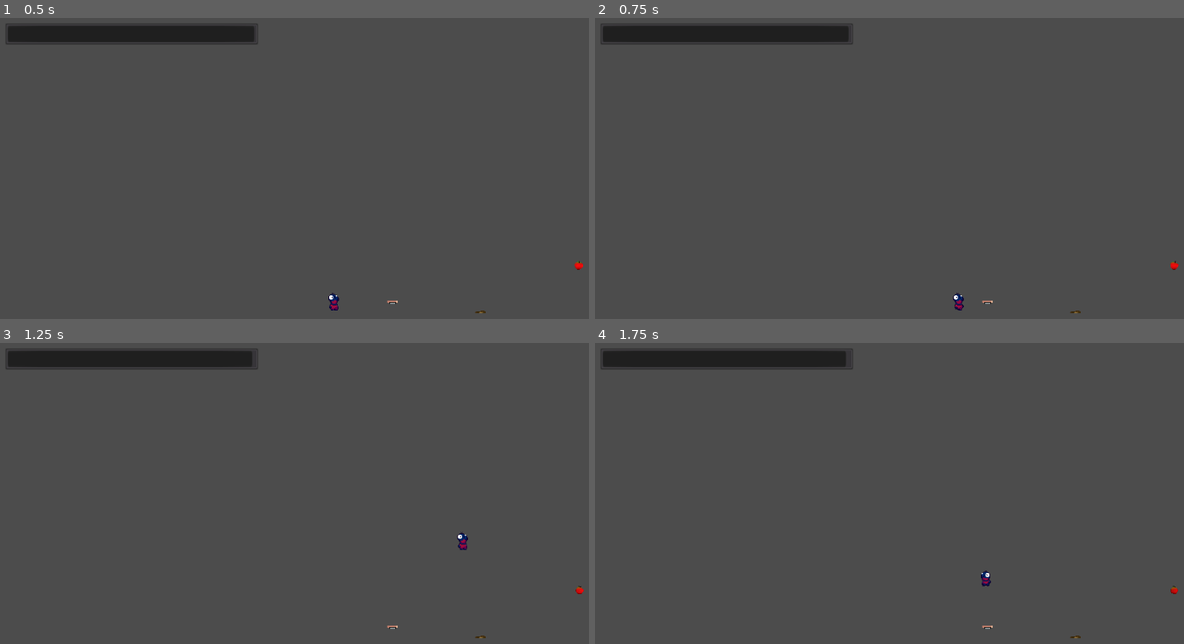
Above: before the commit, frames 1-4 (two rows, left to right).
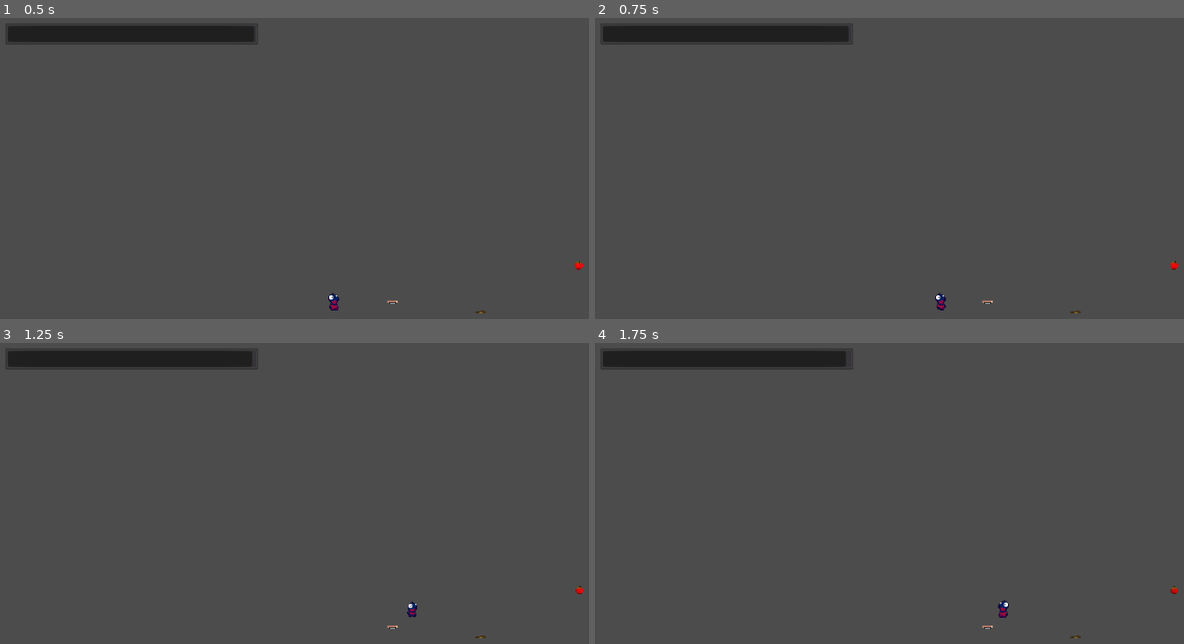
Above: after the commit, the same moments.

Repository: bosskab123/godot-wild-jam-36
Game: Godot game, scene res://scenes/tests/Temp.tscn
The game is run twice, just before and just after one commit, with the same random seed, the same clock (stepped at 60 frames per second) and the same inputs. This scene is started directly instead of the project's main scene.
Inputs:
- Up to frame 1 (0.5 s): no input
- Up to frame 2 (0.75 s): tap Enter at 0.5 s; hold D (move_right) from 0.53 s (still down); tap Y (next_chunk) at 0.6 s
- Up to frame 3 (1.25 s): keep holding D (move_right); tap W (jump) at 0.77 s
- Up to frame 4 (1.75 s): tap Space at 1.25 s; release D (move_right) at 1.28 s; hold A (move_left) from 1.28 s (still down); tap T (previous_chunk) at 1.35 s; tap W (jump) at 1.52 s

Frame 1 is identical in both runs. In frame 2, 0.2% of the frame differs, in the area x 57-63%, y 91-98%; in frame 3, 0.1%; in frame 4, 0.2%.

Commit message:
adjust player speed, padding

Diff:
--- a/scenes/MainGame.gd
+++ b/scenes/MainGame.gd
@@ -53,12 +53,11 @@
 		var chunk_number = showing_chunk_number.pop_front()
 		available_chunks.append(chunk_number)
 		# Adjust Deadwall position
-		$DeadWall.position.x = (total_chunk-2) * GlobalVars.CHUNK_LENGTH
+		$DeadWall.position.x = (total_chunk-2) * (GlobalVars.CHUNK_LENGTH + GlobalVars.PADDING_LENGTH)
 	# Reposition a chunk for the next one
 	add_chunk()
 	# Move the SpawnLine
-	$SpawnLine.position.x += GlobalVars.CHUNK_LENGTH
-
+	$SpawnLine.position.x += GlobalVars.CHUNK_LENGTH + GlobalVars.PADDING_LENGTH
 
 func _on_DestroyLine_body_entered(body):
 	if body.name != "DeadWall":
@@ -67,4 +66,4 @@
 	var chunk_number = showing_chunk_number.pop_front()
 	available_chunks.append(chunk_number)
 	# Move the DestroyLine
-	$DestroyLine.position.x += GlobalVars.CHUNK_LENGTH
+	$DestroyLine.position.x += GlobalVars.CHUNK_LENGTH + GlobalVars.PADDING_LENGTH
--- a/scenes/MainGame.tscn
+++ b/scenes/MainGame.tscn
@@ -18,7 +18,7 @@
 }
 
 [node name="Player" parent="." instance=ExtResource( 1 )]
-position = Vector2( 196, 360 )
+position = Vector2( 192, 176 )
 
 [node name="RemoteTransform2D" type="RemoteTransform2D" parent="Player"]
 position = Vector2( -256, -160 )
@@ -43,7 +43,7 @@
 shape = SubResource( 2 )
 
 [node name="Camera2D" type="Camera2D" parent="."]
-position = Vector2( -60, 200 )
+position = Vector2( -64, 16 )
 anchor_mode = 0
 current = true
 zoom = Vector2( 0.5, 0.5 )
--- a/scenes/obstacles/Spring.gd
+++ b/scenes/obstacles/Spring.gd
@@ -1,13 +1,12 @@
 extends Area2D
 
-export(float) var SPRING_FORCE: float = 1000
-onready var player = get_tree().get_root().find_node("Player",true,false) as Player
+export(float) var SPRING_FORCE: float = 2500
 
 func _on_Spring_body_entered(body):
-	if body == player:
-		player.move_vector += Vector2.UP * SPRING_FORCE
+	if body.name == "Player":
+		body.move_vector += Vector2.UP * SPRING_FORCE
 		$AnimatedSprite.play("stretch")
 
 func _on_Spring_body_exited(body):
-	if body == player:
+	if body.name == "Player":
 		$AnimatedSprite.play("shrink")
--- a/scenes/player/Player.tscn
+++ b/scenes/player/Player.tscn
@@ -35,68 +35,68 @@
 atlas = ExtResource( 8 )
 region = Rect2( 140, 0, 35, 43 )
 
-[sub_resource type="AtlasTexture" id=17]
+[sub_resource type="AtlasTexture" id=7]
 atlas = ExtResource( 9 )
 region = Rect2( 0, 0, 35, 43 )
 
-[sub_resource type="AtlasTexture" id=16]
+[sub_resource type="AtlasTexture" id=8]
 atlas = ExtResource( 10 )
 region = Rect2( 35, 0, 35, 43 )
 
-[sub_resource type="AtlasTexture" id=18]
+[sub_resource type="AtlasTexture" id=9]
+atlas = ExtResource( 10 )
+region = Rect2( 70, 0, 35, 43 )
+
+[sub_resource type="AtlasTexture" id=10]
+atlas = ExtResource( 10 )
+region = Rect2( 105, 0, 35, 43 )
+
+[sub_resource type="AtlasTexture" id=11]
+atlas = ExtResource( 10 )
+region = Rect2( 140, 0, 35, 43 )
+
+[sub_resource type="AtlasTexture" id=12]
+atlas = ExtResource( 10 )
+region = Rect2( 175, 0, 35, 43 )
+
+[sub_resource type="AtlasTexture" id=13]
+atlas = ExtResource( 10 )
+region = Rect2( 0, 0, 35, 43 )
+
+[sub_resource type="AtlasTexture" id=14]
 atlas = ExtResource( 8 )
 region = Rect2( 0, 0, 35, 43 )
 
-[sub_resource type="AtlasTexture" id=10]
+[sub_resource type="AtlasTexture" id=15]
 atlas = ExtResource( 10 )
 region = Rect2( 35, 0, 35, 43 )
 
-[sub_resource type="AtlasTexture" id=11]
-atlas = ExtResource( 10 )
-region = Rect2( 70, 0, 35, 43 )
-
-[sub_resource type="AtlasTexture" id=12]
-atlas = ExtResource( 10 )
-region = Rect2( 105, 0, 35, 43 )
-
-[sub_resource type="AtlasTexture" id=13]
-atlas = ExtResource( 10 )
-region = Rect2( 140, 0, 35, 43 )
-
-[sub_resource type="AtlasTexture" id=14]
-atlas = ExtResource( 10 )
-region = Rect2( 175, 0, 35, 43 )
-
-[sub_resource type="AtlasTexture" id=9]
-atlas = ExtResource( 10 )
-region = Rect2( 0, 0, 35, 43 )
-
-[sub_resource type="SpriteFrames" id=15]
+[sub_resource type="SpriteFrames" id=16]
 animations = [ {
-"frames": [ SubResource( 3 ), SubResource( 2 ), SubResource( 4 ), SubResource( 5 ), SubResource( 6 ) ],
+"frames": [ SubResource( 2 ), SubResource( 3 ), SubResource( 4 ), SubResource( 5 ), SubResource( 6 ) ],
 "loop": true,
 "name": "idle",
 "speed": 8.0
 }, {
-"frames": [ SubResource( 17 ) ],
+"frames": [ SubResource( 7 ) ],
 "loop": true,
 "name": "fall",
 "speed": 8.0
 }, {
-"frames": [ SubResource( 16 ) ],
+"frames": [ SubResource( 8 ), SubResource( 9 ), SubResource( 10 ), SubResource( 11 ), SubResource( 12 ), SubResource( 13 ) ],
 "loop": true,
-"name": "wall_hang",
-"speed": 5.0
+"name": "move",
+"speed": 8.0
 }, {
-"frames": [ SubResource( 18 ) ],
+"frames": [ SubResource( 14 ) ],
 "loop": true,
 "name": "jump",
 "speed": 8.0
 }, {
-"frames": [ SubResource( 10 ), SubResource( 11 ), SubResource( 12 ), SubResource( 13 ), SubResource( 14 ), SubResource( 9 ) ],
+"frames": [ SubResource( 15 ) ],
 "loop": true,
-"name": "move",
-"speed": 8.0
+"name": "wall_hang",
+"speed": 5.0
 } ]
 
 [node name="Player" type="KinematicBody2D"]
@@ -114,22 +114,38 @@
 
 [node name="PlayerAirState" type="Node2D" parent="PlayerStateMachine"]
 script = ExtResource( 6 )
+JUMP_SPEED = 200.0
+MAX_X_SPEED = 200.0
+MAX_Y_SPEED = 300.0
 animated_sprite = NodePath("../AnimatedSprite")
+MOVE_SPEED = 20.0
 wall_check_ray = NodePath("../WallCheckRay")
 
 [node name="PlayerIdleState" type="Node2D" parent="PlayerStateMachine"]
 script = ExtResource( 5 )
+JUMP_SPEED = 200.0
+MAX_X_SPEED = 200.0
+MAX_Y_SPEED = 300.0
 animated_sprite = NodePath("../AnimatedSprite")
 
 [node name="PlayerMoveState" type="Node2D" parent="PlayerStateMachine"]
 rotation = 1.16744
 script = ExtResource( 3 )
+JUMP_SPEED = 200.0
+MAX_X_SPEED = 200.0
+MAX_Y_SPEED = 300.0
 animated_sprite = NodePath("../AnimatedSprite")
+MOVE_SPEED = 20.0
 
 [node name="PlayerWallHangState" type="Node2D" parent="PlayerStateMachine"]
 rotation = 1.16744
 script = ExtResource( 7 )
+JUMP_SPEED = 200.0
+MAX_X_SPEED = 200.0
+MAX_Y_SPEED = 300.0
 animated_sprite = NodePath("../AnimatedSprite")
+WALL_JUMP_VECTOR = Vector2( 100, -200 )
+WALL_HANG_COOLDOWN = 0.5
 wall_check_ray = NodePath("../WallCheckRay")
 
 [node name="WallCheckRay" type="RayCast2D" parent="PlayerStateMachine"]
@@ -139,5 +155,5 @@
 
 [node name="AnimatedSprite" type="AnimatedSprite" parent="PlayerStateMachine"]
 position = Vector2( -2, -1 )
-frames = SubResource( 15 )
+frames = SubResource( 16 )
 animation = "idle"
--- a/utiities/GlobalVars.gd
+++ b/utiities/GlobalVars.gd
@@ -1,12 +1,12 @@
 extends Node
 
-var ROWS_NUMBER: int = 2
+var ROWS_NUMBER: int = 1
 var CHUNKS_NUMBER: int = 10
 var BLOCK_SIZE: int = 16
 var CHUNK_WIDTH: int = 15 * BLOCK_SIZE
 var CHUNK_LENGTH: int = 30 * BLOCK_SIZE
-var PADDING_WIDTH: int = 10
-var PADDING_LENGTH: int = 60
+var PADDING_WIDTH: int = 3 * BLOCK_SIZE
+var PADDING_LENGTH: int = 3 * BLOCK_SIZE
 
 var GRAVITY: float = 10
 enum FACING {LEFT = -1, RIGHT = 1}
Not shown: 1 places in scenes/player/Player.tscn that only renumber resources
